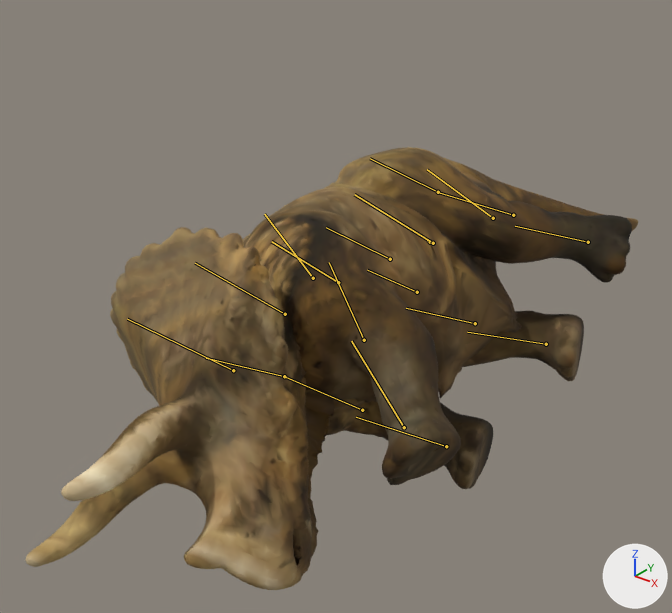
A saved change to the glTF model assets/triceratops_rigged.glb.
The view is the same before and after, from a 50 mm camera at (2.65, -3.62, 2.59) aimed at (0.06, -0.38, 0.58). The axes (+X, +Y, +Z) are drawn at lower right. The lights are the same throughout. The picture after the commit comes second. Both versions are drawn at frame 28 of the action 'Death'; the numbers are the values there. The bones that change, and the others that lie on the model, are drawn over the model as lines.

The first picture shows 'TriceratopsMesh'.
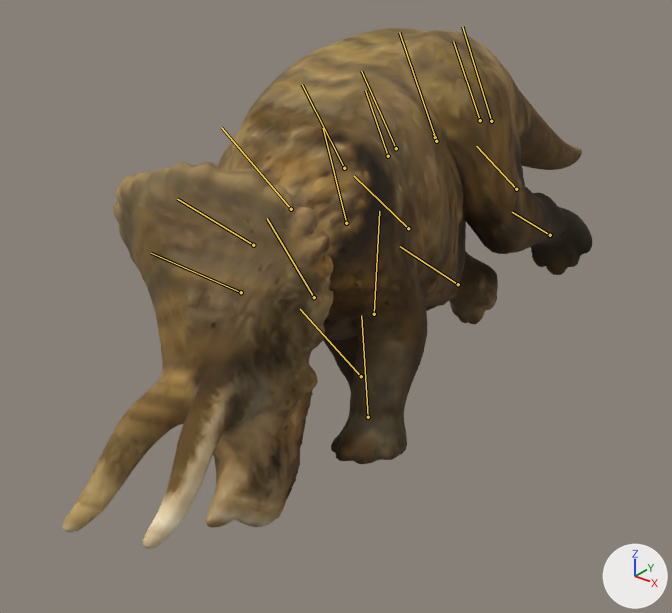
Commit message: Improve Death 4-stage collapse on triceratops_rigged.glb

Changed parts and their boxes [x1, y1, x2, y2] in the pictures (672 x 613 px):
'TriceratopsMesh', posed (14% narrower, 18% taller)
    before: [25, 147, 638, 590]
    after: [63, 28, 592, 549]
bone 'root', root to tip
    before: (430, 242) to (427, 240)
    after: (435, 137) to (433, 134)
bone 'spine1', root to tip
    before: (390, 259) to (326, 227)
    after: (396, 148) to (361, 71)
bone 'spine2', root to tip
    before: (338, 282) to (271, 241)
    after: (344, 168) to (302, 84)
bone 'neck', root to tip
    before: (285, 314) to (195, 263)
    after: (291, 209) to (221, 127)
bone 'head', root to tip
    before: (233, 370) to (127, 319)
    after: (241, 292) to (151, 253)
bone 'uparmL', root to tip
    before: (284, 376) to (206, 358)
    after: (253, 245) to (177, 199)
bone 'foreL', root to tip
    before: (362, 410) to (285, 377)
    after: (314, 297) to (267, 218)
bone 'handL', root to tip
    before: (446, 446) to (356, 417)
    after: (361, 376) to (300, 309)
bone 'uparmR', root to tip
    before: (313, 278) to (264, 214)
    after: (346, 223) to (323, 128)
bone 'foreR', root to tip
    before: (364, 340) to (329, 262)
    after: (374, 314) to (379, 211)
bone 'tail1', root to tip
    before: (433, 243) to (354, 194)
    after: (436, 141) to (399, 32)
bone 'tail2', root to tip
    before: (493, 218) to (427, 169)
    after: (491, 121) to (462, 26)
bone 'thighL', root to tip
    before: (417, 292) to (367, 270)
    after: (388, 156) to (365, 90)
bone 'shinL', root to tip
    before: (475, 323) to (406, 308)
    after: (408, 228) to (354, 176)
bone 'footL', root to tip
    before: (546, 344) to (467, 332)
    after: (458, 284) to (400, 246)
bone 'thighR', root to tip
    before: (438, 192) to (370, 158)
    after: (480, 120) to (453, 41)
bone 'shinR', root to tip
    before: (513, 215) to (438, 192)
    after: (516, 189) to (476, 146)

Edits to the bpy script that builds the scene:
```text
Change bone_root:
    where bone_root = bpy.data.objects['TrikeRig'].pose.bones['root']
    bone_root.location: (0.0, -0.406, 0.0) -> (0.0, 0.197, 0.0)
    bone_root.rotation_quaternion: (0.764, 0.015, 0.013, 0.644) -> (0.971, 0.029, 0.007, 0.237)  # degrees (2, 0, 80) -> degrees (3, 0, 27)
Change bone_spine1:
    where bone_spine1 = bpy.data.objects['TrikeRig'].pose.bones['spine1']  # child of 'root'
    bone_spine1.rotation_quaternion: (0.999, 0.03, -0.001, -0.03) -> (0.999, 0.04, -0.001, -0.016)  # degrees (3, 0, -3) -> degrees (5, 0, -2)
Change bone_spine2:
    where bone_spine2 = bpy.data.objects['TrikeRig'].pose.bones['spine2']  # child of 'spine1'
    bone_spine2.rotation_quaternion: (0.999, 0.0, 0.0, -0.039) -> (0.999, 0.049, -0.001, -0.02)  # degrees (0, 0, -5) -> degrees (6, 0, -2)
Change bone_neck:
    where bone_neck = bpy.data.objects['TrikeRig'].pose.bones['neck']  # child of 'spine2'
    bone_neck.rotation_quaternion: (0.992, 0.108, -0.006, -0.059) -> (0.987, 0.158, -0.004, -0.027)  # degrees (12, 0, -7) -> degrees (18, 0, -3)
Change bone_head:
    where bone_head = bpy.data.objects['TrikeRig'].pose.bones['head']  # child of 'neck'
    bone_head.rotation_quaternion: (0.99, 0.123, -0.009, -0.073) -> (0.982, 0.187, -0.006, -0.031)  # degrees (14, 0, -8) -> degrees (22, 0, -4)
Change bone_uparml:
    where bone_uparml = bpy.data.objects['TrikeRig'].pose.bones['uparmL']  # child of 'spine2'
    bone_uparml.rotation_quaternion: (0.985, 0.137, 0.015, 0.107) -> (0.968, 0.206, 0.029, 0.136)  # degrees (16, 0, 12) -> degrees (24, 0, 16)
Change bone_forel:
    where bone_forel = bpy.data.objects['TrikeRig'].pose.bones['foreL']  # child of 'uparmL'
    bone_forel.rotation_quaternion: (0.99, -0.138, 0.0, 0.0) -> (0.952, -0.305, 0.0, 0.0)  # degrees (-16, 0, 0) -> degrees (-36, 0, 0)
Change bone_handl:
    where bone_handl = bpy.data.objects['TrikeRig'].pose.bones['handL']  # child of 'foreL'
    bone_handl.rotation_quaternion: (0.997, 0.074, 0.0, 0.0) -> (0.992, 0.125, 0.0, 0.0)  # degrees (8, 0, 0) -> degrees (14, 0, 0)
Change bone_uparmr:
    where bone_uparmr = bpy.data.objects['TrikeRig'].pose.bones['uparmR']  # child of 'spine2'
    bone_uparmr.rotation_quaternion: (0.985, -0.137, 0.015, -0.107) -> (0.993, -0.07, 0.006, -0.09)  # degrees (-16, 0, -12) -> degrees (-8, 0, -10)
Change bone_forer:
    where bone_forer = bpy.data.objects['TrikeRig'].pose.bones['foreR']  # child of 'uparmR'
    bone_forer.rotation_quaternion: (0.99, -0.138, 0.0, 0.0) -> (0.971, -0.238, 0.0, 0.0)  # degrees (-16, 0, 0) -> degrees (-28, 0, 0)
Change bone_tail1:
    where bone_tail1 = bpy.data.objects['TrikeRig'].pose.bones['tail1']  # child of 'root'
    bone_tail1.rotation_quaternion: (0.998, -0.039, 0.002, -0.049) -> (1.0, -0.021, 0.011, -0.02)  # degrees (-5, 0, -6) -> degrees (-2, 1, -2)
Change bone_tail2:
    where bone_tail2 = bpy.data.objects['TrikeRig'].pose.bones['tail2']  # child of 'tail1'
    bone_tail2.rotation_quaternion: (0.999, -0.03, 0.001, -0.039) -> (1.0, 0.007, 0.014, -0.016)  # degrees (-3, 0, -5) -> degrees (1, 2, -2)
Change bone_thighl:
    where bone_thighl = bpy.data.objects['TrikeRig'].pose.bones['thighL']  # child of 'root'
    bone_thighl.rotation_quaternion: (0.99, -0.108, -0.01, 0.088) -> (0.975, -0.188, -0.023, 0.118)  # degrees (-12, 0, 10) -> degrees (-22, 0, 14)
Change bone_shinl:
    where bone_shinl = bpy.data.objects['TrikeRig'].pose.bones['shinL']  # child of 'thighL'
    bone_shinl.rotation_quaternion: (0.985, 0.172, 0.0, 0.0) -> (0.936, 0.352, 0.0, 0.0)  # degrees (20, 0, 0) -> degrees (41, 0, 0)
Change bone_footl:
    where bone_footl = bpy.data.objects['TrikeRig'].pose.bones['footL']  # child of 'shinL'
    bone_footl.rotation_quaternion: (0.997, 0.074, 0.0, 0.0) -> (0.992, 0.125, 0.0, 0.0)  # degrees (8, 0, 0) -> degrees (14, 0, 0)
Change bone_thighr:
    where bone_thighr = bpy.data.objects['TrikeRig'].pose.bones['thighR']  # child of 'root'
    bone_thighr.rotation_quaternion: (0.99, 0.108, -0.01, -0.088) -> (0.992, 0.09, -0.008, -0.09)  # degrees (12, 0, -10) -> degrees (10, 0, -10)
Change bone_shinr:
    where bone_shinr = bpy.data.objects['TrikeRig'].pose.bones['shinR']  # child of 'thighR'
    bone_shinr.rotation_quaternion: (0.985, 0.172, 0.0, 0.0) -> (0.962, 0.272, 0.0, 0.0)  # degrees (20, 0, 0) -> degrees (32, 0, 0)
```
